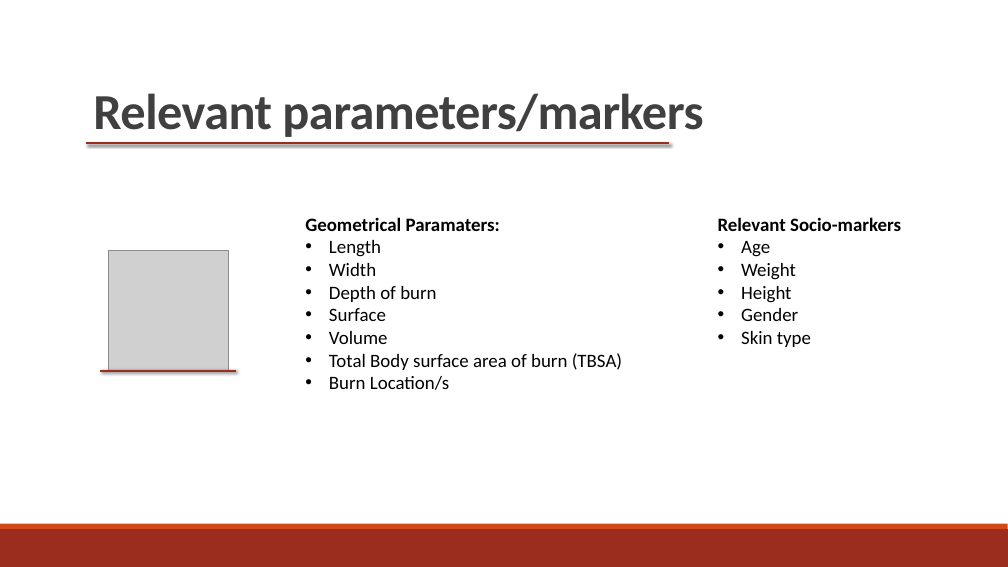
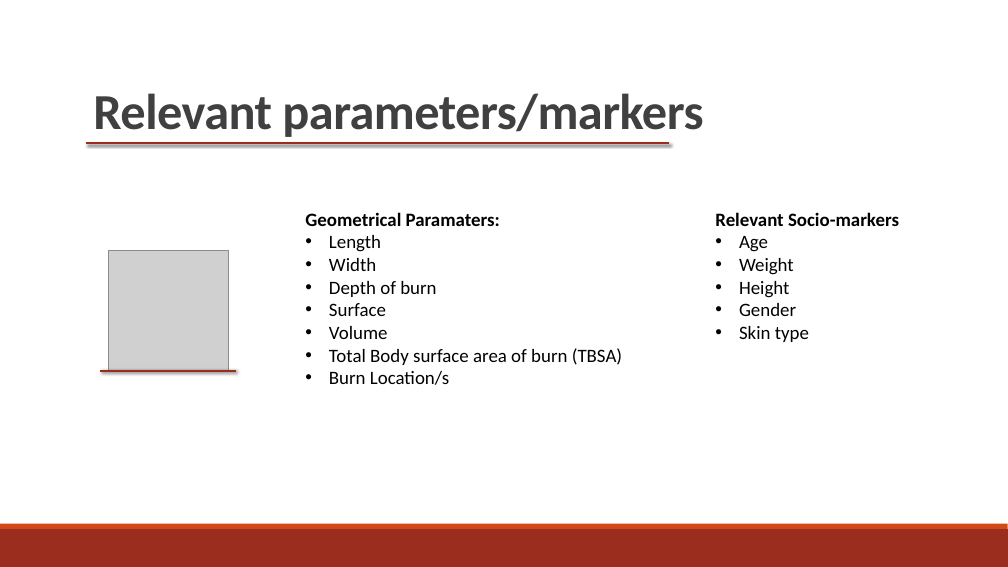
Before and after one commit to BenDickens/Brandwonden-Project-IAS, a slide deck: slide 14 of Notes and Primers/research proposal ppt.pptx (slide 11 before the commit). Drawn at 1008x567 pixels with LibreOffice and Linux fonts; fonts in the diff are those of the drawing; grey boxes stand for pictures. Boxes give left, top, right and bottom in pixels: in the first picture for what was removed or moved away, otherwise in the second. Text is boxed around its words. In the diff, an @@ line names an element or a change of style, - is before the commit and + after.

```diff
--- a/Notes and Primers/research proposal ppt.pptx
+++ b/Notes and Primers/research proposal ppt.pptx
@@ text "Geometrical Paramaters:": place and size @@
-text "Geometrical Paramaters:" at [305,217,622,390]
+text "Geometrical Paramaters:" at [305,212,622,385]
@@ text "Relevant Socio-markers": place and size @@
-text "Relevant Socio-markers" at [718,217,901,347]
+text "Relevant Socio-markers" at [715,212,899,342]
```
Also in this commit, not shown: 4 other slides changed, 4 slides added, 2 slides removed, 1 other file.
